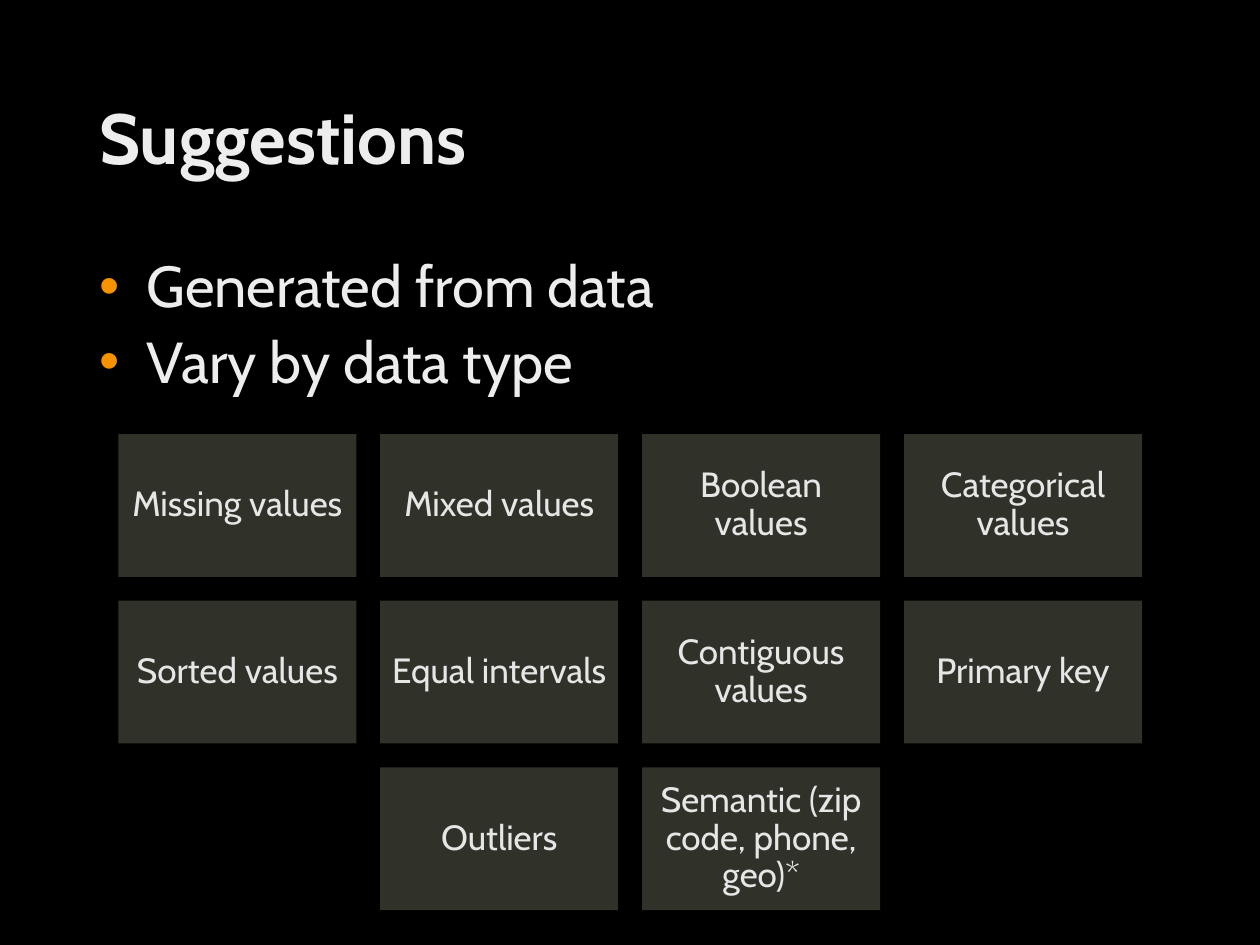
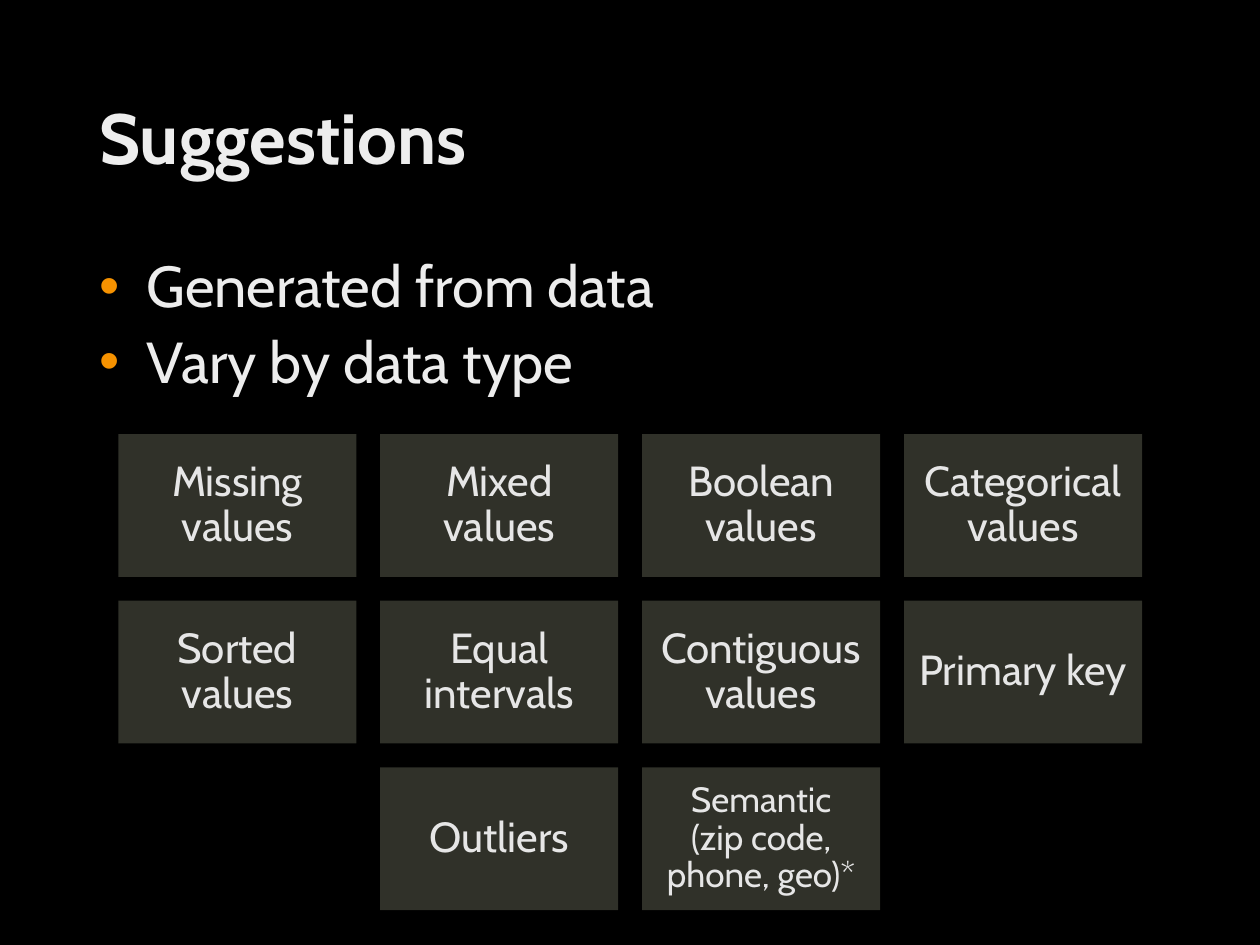
Before and after one commit to jannah/MetaReader, a slide deck: slide 9 of MetaReader.pptx. Drawn at 1260x945 pixels with LibreOffice and Linux fonts; fonts in the diff are those of the drawing; background and template pictures are left out. Boxes give left, top, right and bottom in pixels: in the first picture for what was removed or moved away, otherwise in the second. Text is boxed around its words. In the diff, an @@ line names an element or a change of style, - is before the commit and + after.

```diff
--- a/MetaReader.pptx
+++ b/MetaReader.pptx
@@ size 20 to 24 pt; more space between paragraphs in 9 elements at (x1=172, y1=466, x2=303, y2=542), (x1=444, y1=464, x2=555, y2=542), (x1=688, y1=464, x2=834, y2=542), (x1=925, y1=464, x2=1122, y2=542), (x1=177, y1=631, x2=297, y2=709), (x1=425, y1=631, x2=574, y2=709), (x1=661, y1=633, x2=861, y2=709), (x1=919, y1=653, x2=1126, y2=695), (x1=430, y1=820, x2=569, y2=853) @@
@@ text "Semantic (zip code, phone, geo)*" rewrapped from (x1=661, y1=785, x2=861, y2=896) to (x1=667, y1=787, x2=856, y2=896) @@
```
Also in this commit, not shown: 2 other slides changed, 4 other files.
